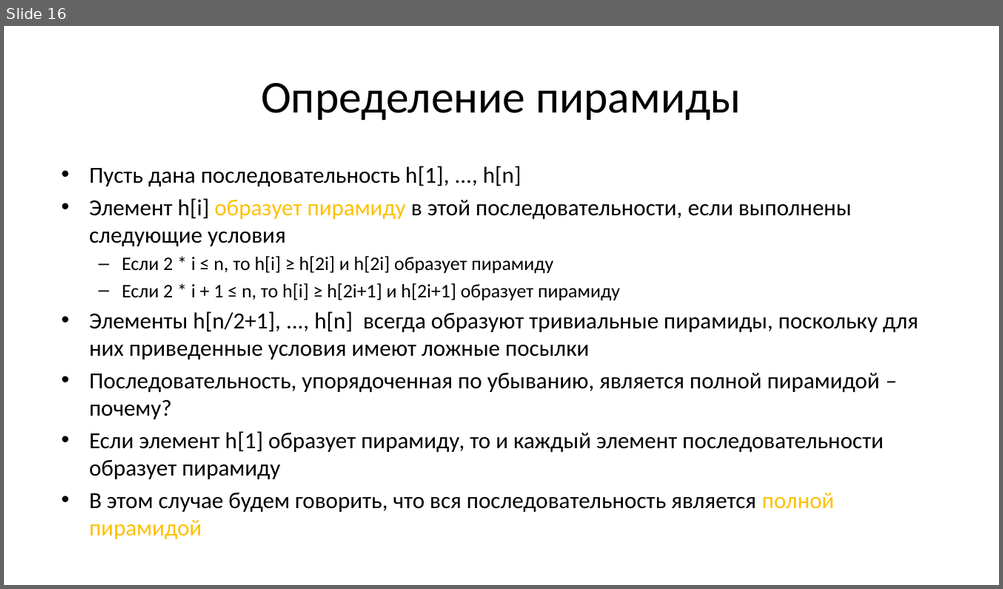
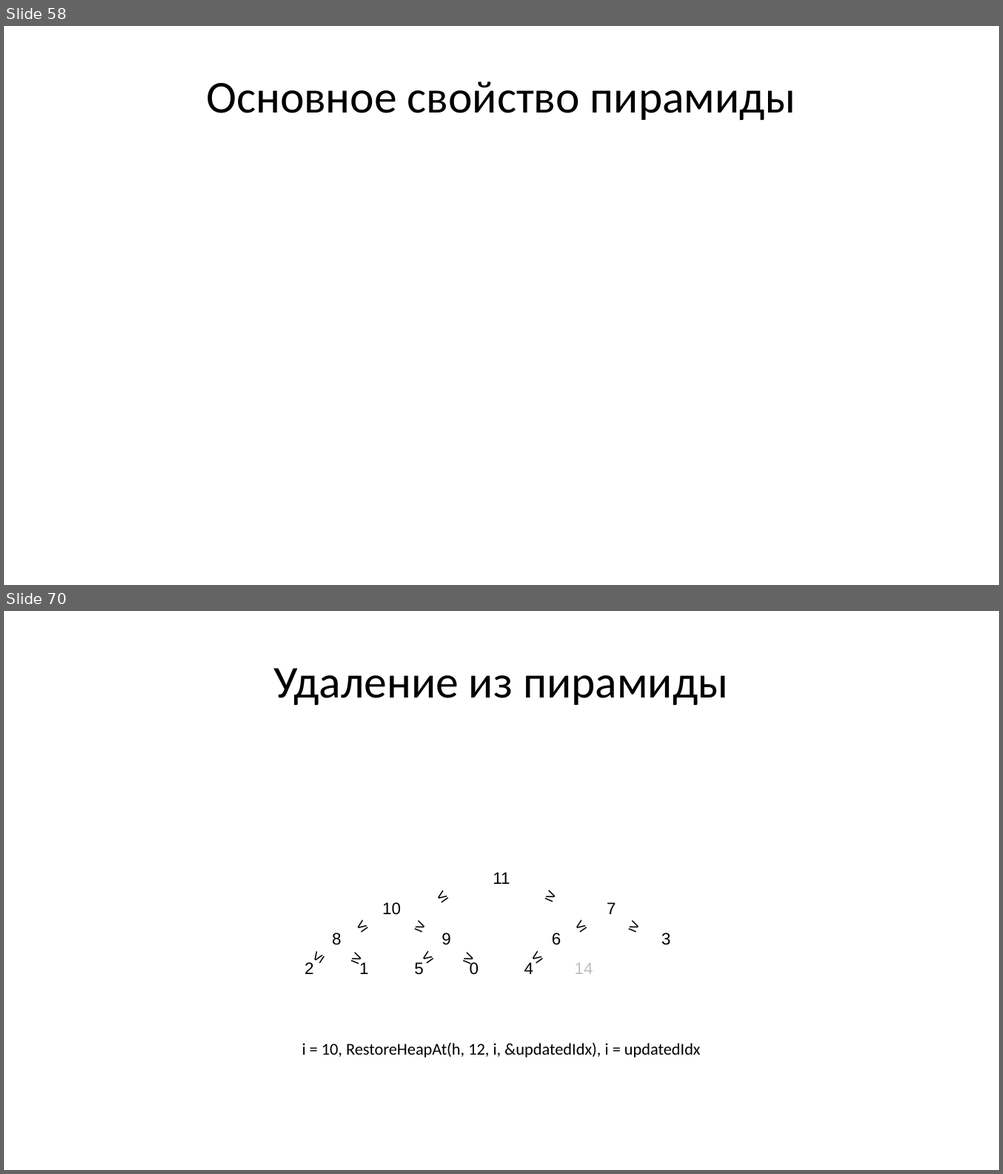
Before and after one commit to Evgueni-Petrov-aka-espetrov/Algorithms-and-Programming-in-C-pptx, a slide deck: 13 Сортировка.pptx. Shown one above the other, each under a label of ours: slide 16 before the commit, slides 58 and 70 after it; the slides between them are not shown. The pictures are 1003x589 and 1003x1174 pixels, drawn with LibreOffice and Linux fonts; fonts in the diff are those of the drawing. Boxes give left, top, right and bottom in pixels: in the first picture for what was removed or moved away, otherwise in the second. Text is boxed around its words. In the diff, an @@ line names an element or a change of style, - is before the commit and + after.

```diff
--- a/13 Сортировка.pptx
+++ b/13 Сортировка.pptx
@@ slide 70 added at [4, 611, 999, 1170], background #FFFFFF @@
@@ title added at [273, 668, 728, 705], 44 pt, text #000000 @@
+Удаление из пирамиды
@@ table added at [282, 866, 723, 986], 4 rows, 8 columns @@
+11 |  |  |  |  |  |  | 
+10 |  |  |  | 7 |  |  | 
+8 |  | 9 |  | 6 |  | 3 | 
+2 | 1 | 5 | 0 | 4 | 14 |  | 
@@ text added at [424, 877, 459, 914], 16 pt, text #000000 @@
+≤
@@ text added at [535, 878, 567, 913], 16 pt, text #000000 @@
+≥
@@ text added at [344, 907, 379, 944], 16 pt, text #000000 @@
+≤
@@ text added at [404, 908, 437, 943], 16 pt, text #000000 @@
+≥
@@ text added at [562, 907, 597, 944], 16 pt, text #000000 @@
+≤
@@ text added at [618, 908, 651, 943], 16 pt, text #000000 @@
+≥
@@ text added at [299, 940, 335, 974], 16 pt, text #000000 @@
+≤
@@ text added at [341, 940, 373, 975], 16 pt, text #000000 @@
+≥
@@ text added at [409, 939, 444, 975], 16 pt, text #000000 @@
+≤
@@ text added at [453, 940, 486, 975], 16 pt, text #000000 @@
+≥
@@ text added at [518, 939, 554, 975], 16 pt, text #000000 @@
+≤
@@ text added at [302, 1043, 700, 1058], 16 pt, text #000000 @@
+i = 10, RestoreHeapAt(h, 12, i, &updatedIdx), i = updatedIdx
@@ what was slide 16 is now slide 58 @@
@@ slide 58 changed as well @@
@@ title at [206, 82, 795, 120]: text changed @@
-Определение пирамиды
+Основное свойство пирамиды
@@ text removed at [89, 166, 918, 540] @@
-• Пусть дана последовательность h[1], ..., h[n]
-• Элемент h[i] образует пирамиду в этой последовательности, если выполнены следующие условия
-  – Если 2 * i ≤ n, то h[i] ≥ h[2i] и h[2i] образует пирамиду
-  – Если 2 * i + 1 ≤ n, то h[i] ≥ h[2i+1] и h[2i+1] образует пирамиду
-• Элементы h[n/2+1], ..., h[n] всегда образуют тривиальные пирамиды, поскольку для них приведенные условия имеют ложные посылки
-• Последовательность, упорядоченная по убыванию, является полной пирамидой – почему?
-• Если элемент h[1] образует пирамиду, то и каждый элемент последовательности образует пирамиду
-• В этом случае будем говорить, что вся последовательность является полной пирамидой
```
Also in this commit, not shown: 15 other slides changed, 103 other slides added, 9 slides removed.
